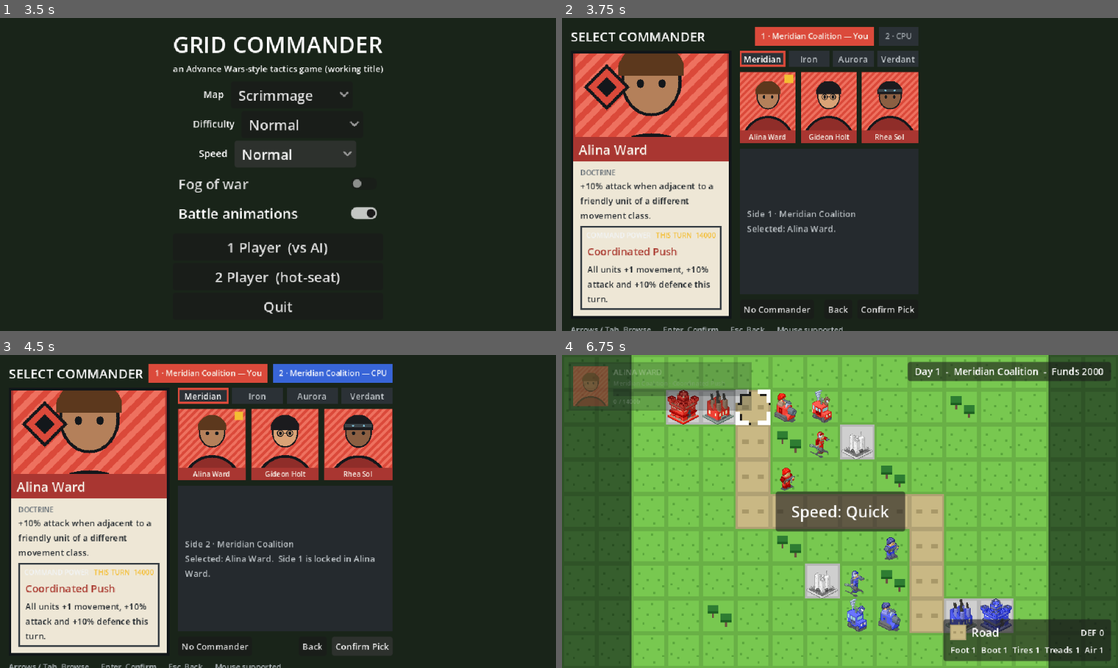
Above: before the commit, frames 1-4 (two rows, left to right).
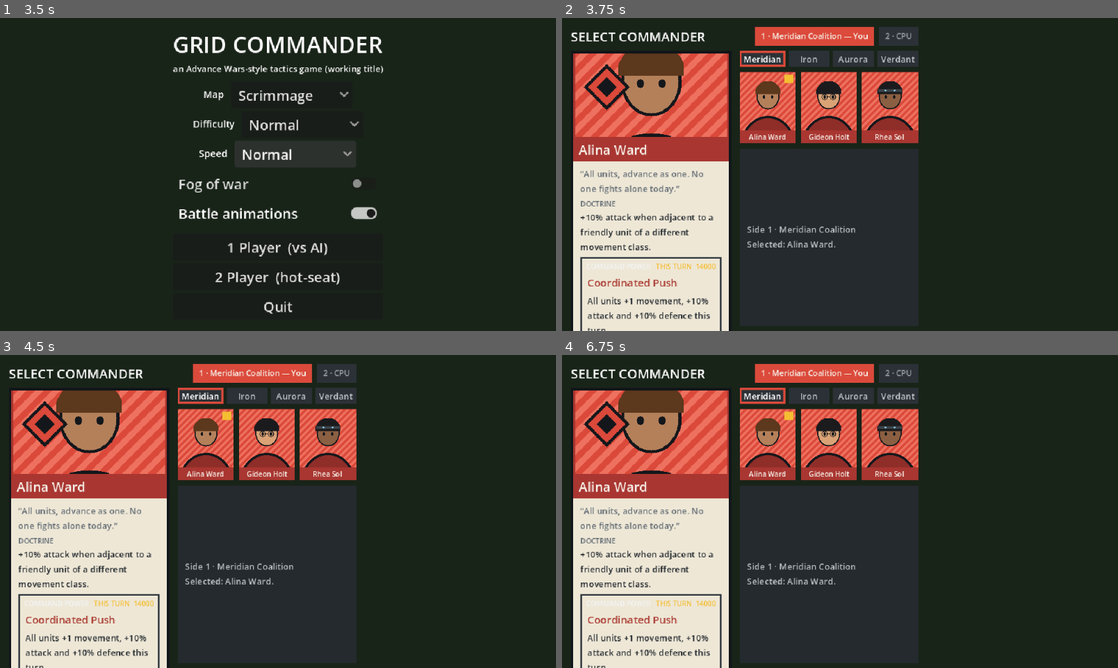
Above: after the commit, the same moments.

Repository: hanscanonico/advance_war_clone
Game: Godot game, scene res://scenes/menu/main_menu.tscn
Same seed, same stepped clock (60 frames per second), same inputs: the game is played once before the commit and once after it.
Inputs (mouse positions are in pixels of both pictures, inside the frame that each line leads up to):
- Up to frame 1 (3.5 s): click "Normal" at 0.5 s; click "Normal" at 1.25 s; click "Normal" at 2 s; click "Normal" at 2.75 s
- Up to frame 2 (3.75 s): click "1 Player (vs AI)" at 3.5 s
- Up to frame 3 (4.5 s): click (328, 646) at 4.25 s, where only the run before the commit has a clickable "Confirm Pick"
- Up to frame 4 (6.75 s): click (923, 646) at 5 s, where only the run before the commit has a clickable "Confirm Pick"; click (762, 395) at 5.75 s, where only the run after the commit has a clickable "Meridian"; click (812, 420) at 6.5 s, where only the run before the commit has a clickable "Speed: Normal"

Frame 1 is identical in both runs. In frame 2, 5.8% of the frame differs, in the area x 1-64%, y 48-100%; in frame 3, 15%; in frame 4, 98%, in the area x 0-100%, y 0-100%.

Commit message:
Show the general's signature quote on the commander card
The select page, gallery, and in-battle info sheet all reuse
CommanderCard, so the first power quote appears above the doctrine as
the general's signature line everywhere their face does (plan PQ2).
README documents the quote data, rotation rule, and length cap.

Co-Authored-By: Claude Opus 4.8 (1M context) <noreply@anthropic.com>
Claude-Session: https://claude.ai/code/session_013YhNXcFU1aULRUdmcrdDco

Diff:
--- a/scenes/ui/commander_card.gd
+++ b/scenes/ui/commander_card.gd
@@ -5,9 +5,9 @@
 ## "face before rules" reading order the supplied Claude card sheet is built on.
 ##
 ## Every value it shows is bound straight from the sim-side CommanderType
-## (display_name, faction, doctrine_text, power_name, power_text, power_cost,
-## power_duration); nothing is duplicated here, so the card can never drift from
-## the numbers the rules actually use. All styling — the faction field colour,
+## (display_name, faction, doctrine_text, power_quotes, power_name, power_text,
+## power_cost, power_duration); nothing is duplicated here, so the card can
+## never drift from the numbers the rules actually use. All styling — the faction field colour,
 ## the emblem, the portrait — comes from CommanderVisuals, the one authority on
 ## it. The card itself is pure presentation and never touches core/.
 ##
@@ -28,6 +28,7 @@
 var _emblem: TextureRect
 var _name_band: PanelContainer
 var _name_label: Label
+var _quote_label: Label
 var _doctrine_label: Label
 var _power_box: PanelContainer
 var _power_cost_label: Label
@@ -92,6 +93,15 @@
 	copy.add_theme_constant_override("separation", 5)
 	var copy_wrap := _paper_panel(copy, 8, 7)
 	rows.add_child(copy_wrap)
+
+	# The general's signature line — power_quotes[0], the same words the
+	# activation banner opens with on a first firing (power-quotes plan PQ2), so
+	# the select screen introduces the character the battle then delivers.
+	_quote_label = Label.new()
+	_quote_label.add_theme_font_size_override("font_size", _BODY_SIZE)
+	_quote_label.add_theme_color_override("font_color", Color(0.408, 0.443, 0.471))
+	_quote_label.autowrap_mode = TextServer.AUTOWRAP_WORD_SMART
+	copy.add_child(_quote_label)
 
 	_doctrine_label = _labelled_block(copy, "DOCTRINE")
 
@@ -139,6 +149,10 @@
 	_name_label.text = _commander.display_name
 	_name_label.add_theme_color_override("font_color", theme.ink)
 	_name_band.add_theme_stylebox_override("panel", _flat_box(theme.color_dark))
+
+	_quote_label.visible = not _commander.power_quotes.is_empty()
+	if _quote_label.visible:
+		_quote_label.text = "“%s”" % _commander.power_quotes[0]
 
 	_doctrine_label.text = (
 		_commander.doctrine_text
Not shown, changed: README.md
